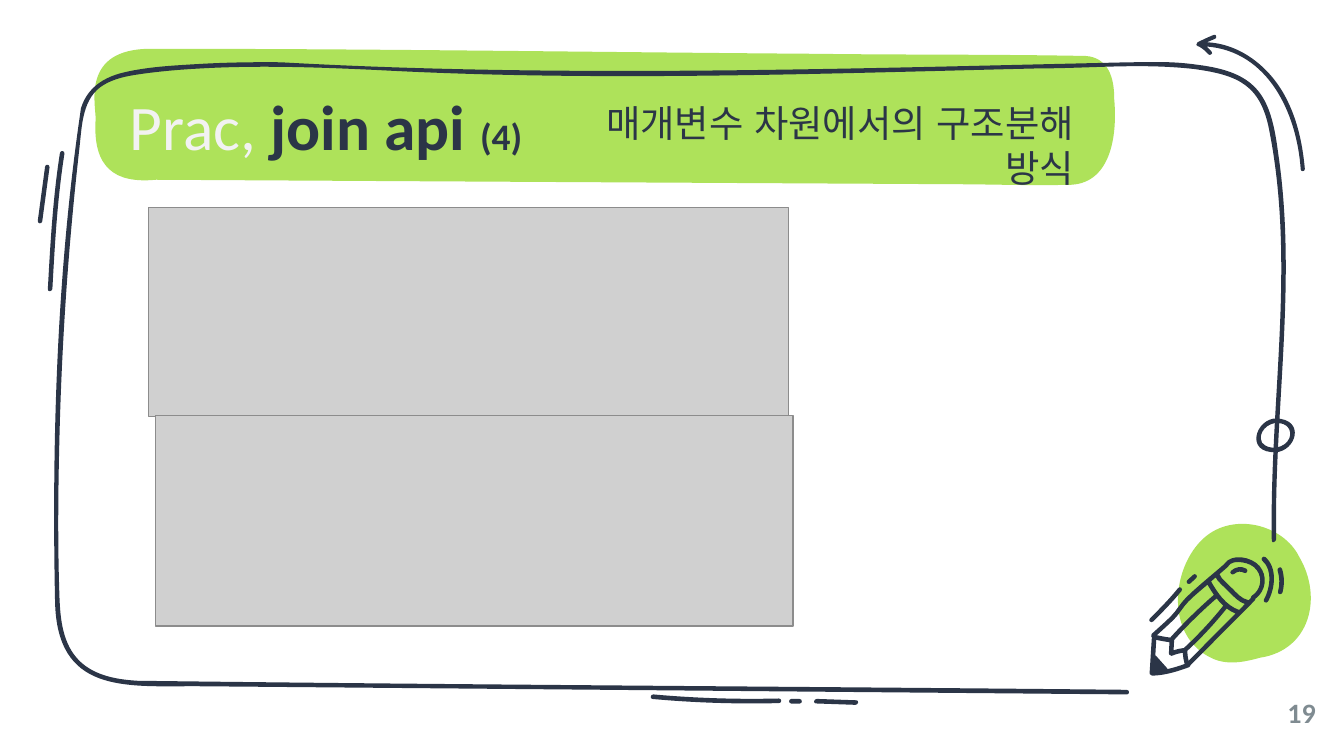
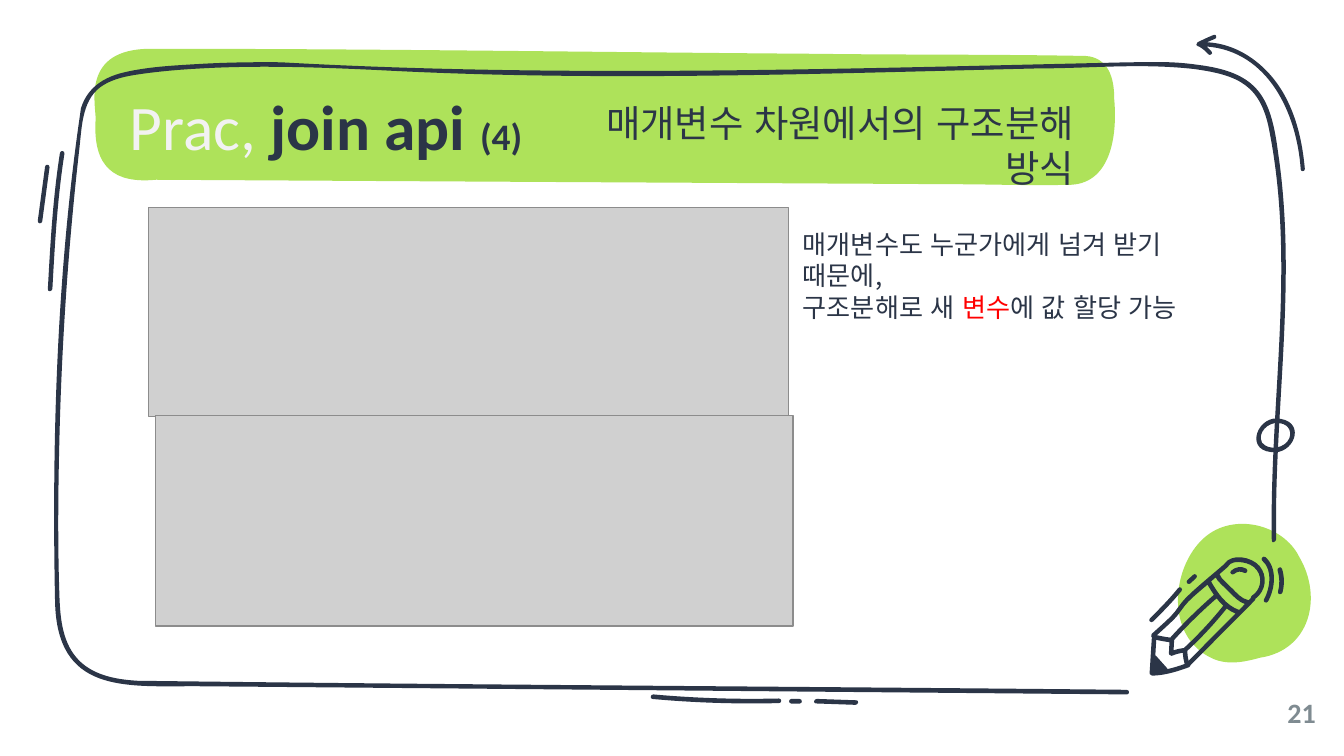
Before and after one commit to unchaptered/Sailing99, a slide deck: slide 21 of 006_tech_pr/object-literal and destructuring.pptx (slide 19 before the commit). Drawn at 1344x756 pixels with LibreOffice and Linux fonts; fonts in the diff are those of the drawing; grey boxes stand for pictures. Boxes give left, top, right and bottom in pixels: in the first picture for what was removed or moved away, otherwise in the second. Text is boxed around its words. In the diff, an @@ line names an element or a change of style, - is before the commit and + after.

```diff
--- a/006_tech_pr/object-literal and destructuring.pptx
+++ b/006_tech_pr/object-literal and destructuring.pptx
@@ text added at (x1=803, y1=232, x2=1177, y2=319), 14 pt, text #2B3547 @@
+매개변수도 누군가에게 넘겨 받기 때문에,
+구조분해로 새 변수에 값 할당 가능
@@ page number at (x1=1287, y1=704, x2=1315, y2=723): text changed @@
-19
+21
```
Also in this commit, not shown: 11 other slides changed, 2 slides added, 1 other file.
